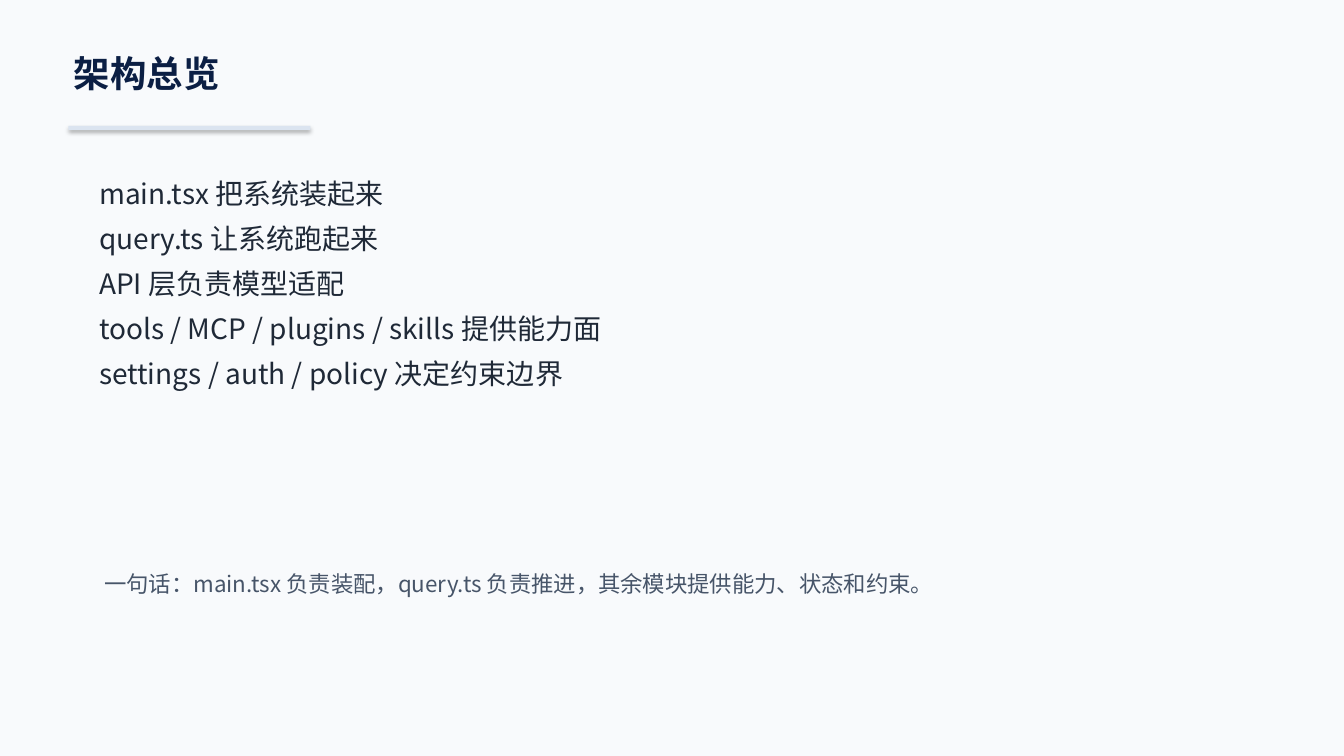
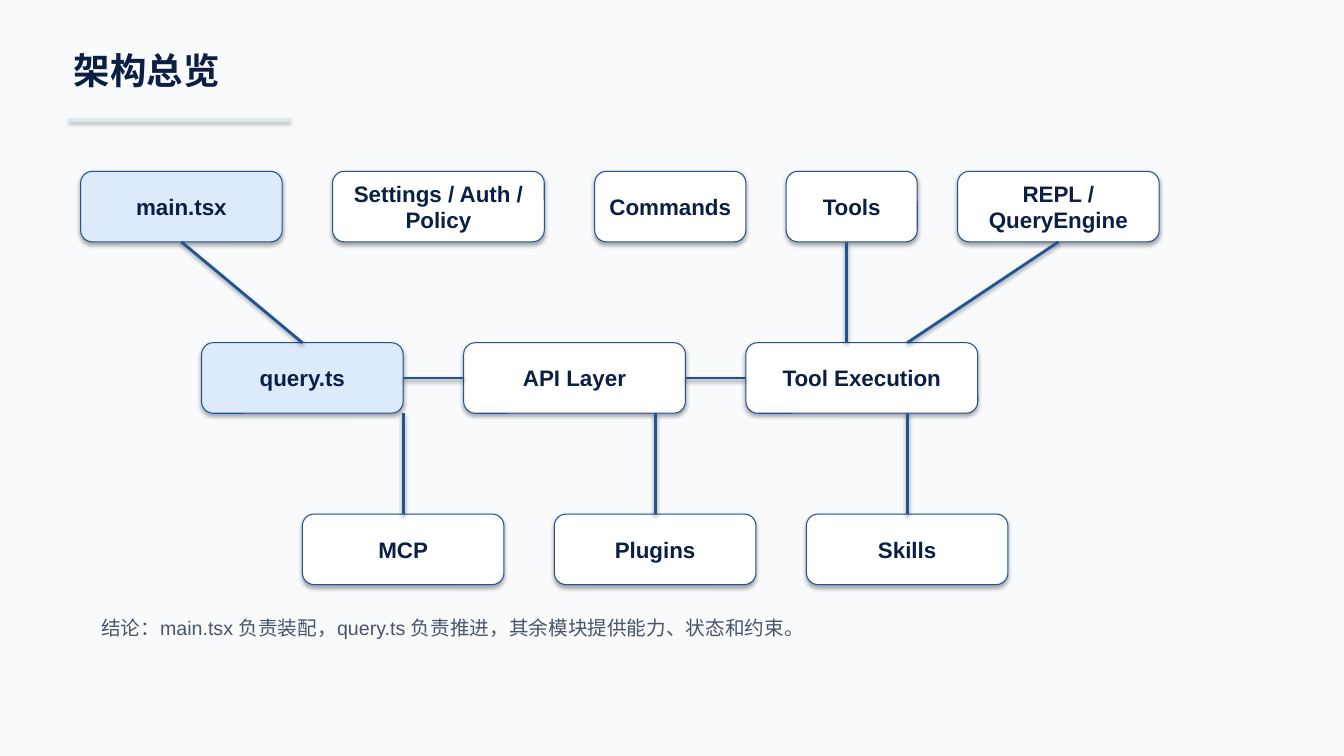
Before and after one commit to boboliu-1010/ccode, a slide deck: slide 4 of docs/zh/00-代码总览与运行时走读-WPS兼容版.pptx (slide 7 before the commit). Drawn at 1344x756 pixels with LibreOffice and Linux fonts; fonts in the diff are those of the drawing. Boxes give left, top, right and bottom in pixels: in the first picture for what was removed or moved away, otherwise in the second. Text is boxed around its words. In the diff, an @@ line names an element or a change of style, - is before the commit and + after.

```diff
--- a/docs/zh/00-代码总览与运行时走读-WPS兼容版.pptx
+++ b/docs/zh/00-代码总览与运行时走读-WPS兼容版.pptx
@@ text "架构总览" at [74,53,220,88]: font Noto Sans CJK SC to Arial @@
@@ rectangle: place and size @@
-rectangle at [69,126,311,130]
+rectangle at [69,119,290,122]
@@ rounded rectangle added at [81,171,282,242], fill #DDEAFB, outline #205295 0.75 pt, 16 pt, text #0B1F44, bold @@
+main.tsx
@@ rounded rectangle added at [333,171,544,242], fill #FFFFFF, outline #205295 0.75 pt, 16 pt, text #0B1F44, bold @@
+Settings / Auth / Policy
@@ rounded rectangle added at [595,171,746,242], fill #FFFFFF, outline #205295 0.75 pt, 16 pt, text #0B1F44, bold @@
+Commands
@@ rounded rectangle added at [786,171,918,242], fill #FFFFFF, outline #205295 0.75 pt, 16 pt, text #0B1F44, bold @@
+Tools
@@ rounded rectangle added at [958,171,1159,242], fill #FFFFFF, outline #205295 0.75 pt, 16 pt, text #0B1F44, bold @@
+REPL / QueryEngine
@@ text removed at [99,180,601,391] @@
-main.tsx 把系统装起来
-query.ts 让系统跑起来
-API 层负责模型适配
-tools / MCP / plugins / skills 提供能力面
-settings / auth / policy 决定约束边界
@@ line added from (181, 242) to (302, 343), #205295 2 pt @@
@@ line added from (847, 242) to (847, 343), #205295 2 pt @@
@@ line added from (1059, 242) to (907, 343), #205295 2 pt @@
@@ rounded rectangle added at [202,343,403,413], fill #DDEAFB, outline #205295 0.75 pt, 16 pt, text #0B1F44, bold @@
+query.ts
@@ rounded rectangle added at [464,343,686,413], fill #FFFFFF, outline #205295 0.75 pt, 16 pt, text #0B1F44, bold @@
+API Layer
@@ rounded rectangle added at [746,343,978,413], fill #FFFFFF, outline #205295 0.75 pt, 16 pt, text #0B1F44, bold @@
+Tool Execution
@@ line added from (403, 378) to (464, 378), #205295 2 pt @@
@@ line added from (686, 378) to (746, 378), #205295 2 pt @@
@@ line added from (403, 413) to (403, 514), #205295 2 pt @@
@@ line added from (655, 413) to (655, 514), #205295 2 pt @@
@@ line added from (907, 413) to (907, 514), #205295 2 pt @@
@@ rounded rectangle added at [302,514,504,585], fill #FFFFFF, outline #205295 0.75 pt, 16 pt, text #0B1F44, bold @@
+MCP
@@ rounded rectangle added at [555,514,756,585], fill #FFFFFF, outline #205295 0.75 pt, 16 pt, text #0B1F44, bold @@
+Plugins
@@ rounded rectangle added at [807,514,1008,585], fill #FFFFFF, outline #205295 0.75 pt, 16 pt, text #0B1F44, bold @@
+Skills
@@ text at [101,618,804,639]: text changed; size 16 to 14 pt; font Noto Sans CJK SC to Arial @@
-一句话：main.tsx 负责装配，query.ts 负责推进，其余模块提供能力、状态和约束。
+结论：main.tsx 负责装配，query.ts 负责推进，其余模块提供能力、状态和约束。
```
Also in this commit, not shown: 10 other slides changed, 5 slides added, 20 slides removed, 1 other file.
